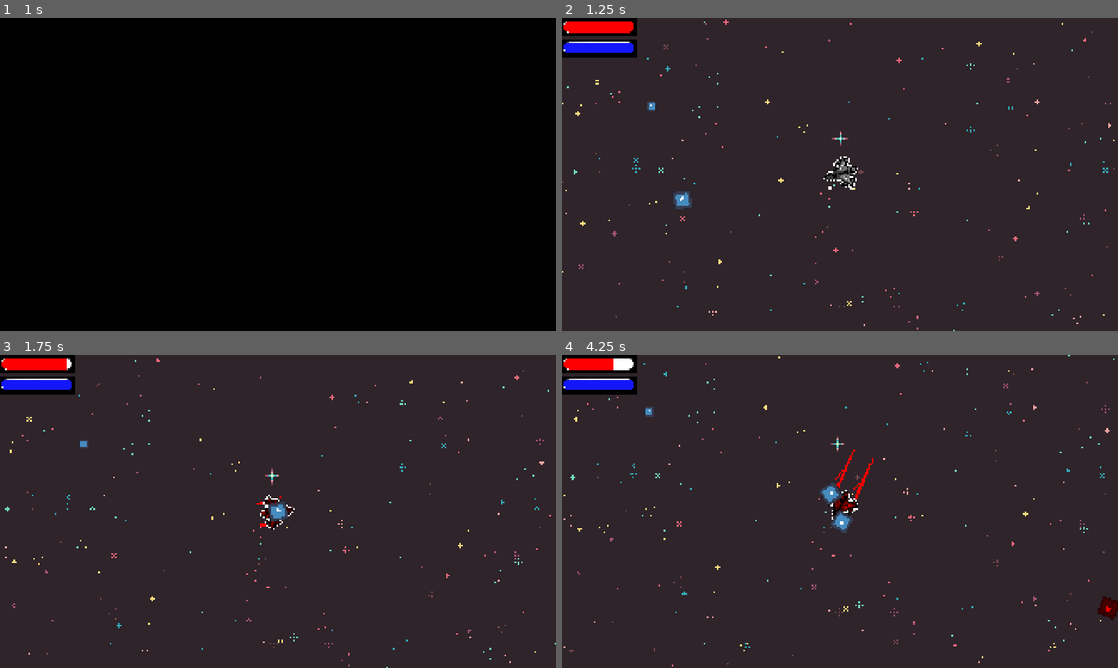
Above: before the commit, frames 1-4 (two rows, left to right).
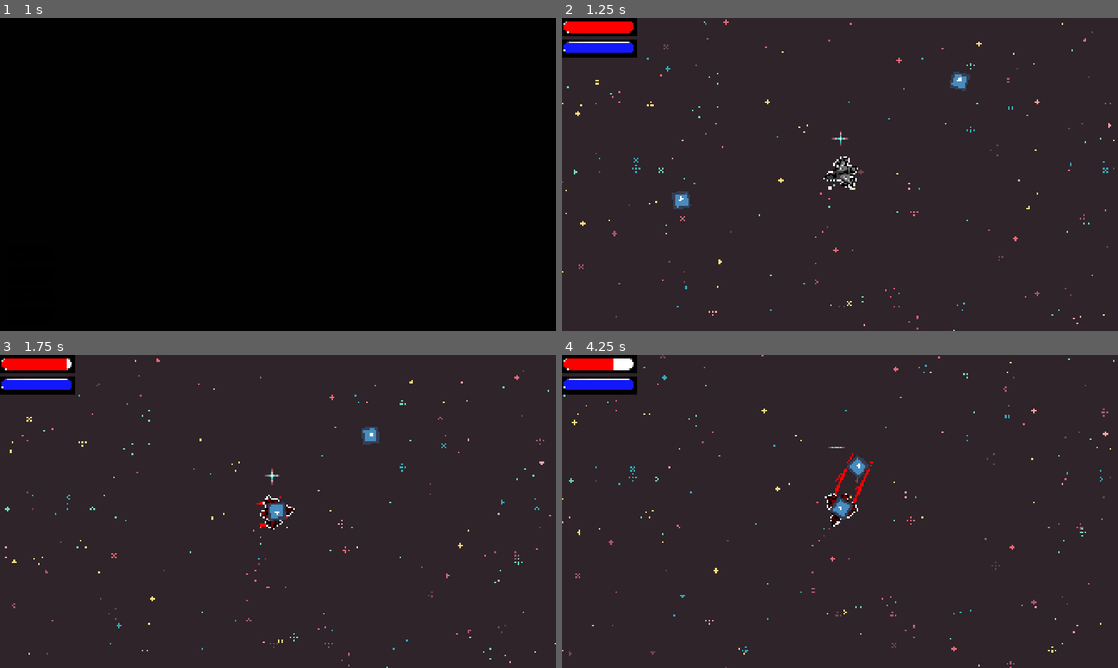
Above: after the commit, the same moments.

Repository: Yolo-Arts/Game-Off-2026
Game: Godot game, scene res://Game/main_game.tscn
The game is run twice, just before and just after one commit, with the same random seed, the same clock (stepped at 60 frames per second) and the same inputs. The engine's default icon, where the game draws it, is replaced by a stand-in: a white triangle on a blue panel in a dark square. Sound files missing from this copy of the repository are replaced by a short silence.
Inputs (mouse positions are in pixels of both pictures, inside the frame that each line leads up to):
- Up to frame 1 (1 s): click "Play" at 0.5 s
- Up to frame 2 (1.25 s): no input
- Up to frame 3 (1.75 s): move the mouse to (400, 495) at 1.27 s; hold W (move_up) from 1.28 s (still down); hold Shift (shift) from 1.28 s (still down); click (400, 495) at 1.42 s; tap M at 1.55 s
- Up to frame 4 (4.25 s): move the mouse to (728, 527) at 2.02 s; release W (move_up) at 2.03 s; release Shift (shift) at 2.03 s; hold S (move_down) 2.03-2.78 s; tap M at 2.1, 3.05 s; tap Shift (shift) at 2.3, 3.6 s; move the mouse to (895, 442) at 2.77 s; hold Space (Ram) 2.78-3.53 s; hold W (move_up) from 2.78 s (still down); move the mouse to (812, 574) at 3.52 s; click (812, 574) at 3.67 s

Frame 1 is identical in both runs. In frame 2, 0.3% of the frame differs, in the area x 15-74%, y 17-62%; in frame 3, 0.3%; in frame 4, 2.1%, in the area x 0-100%, y 0-100%.

Commit message:
Added Formations and Asteroid enemy (latter bugged)

Diff:
--- a/Game/EnemyComponents/enemy.gd
+++ b/Game/EnemyComponents/enemy.gd
@@ -6,6 +6,7 @@
 @onready var hitbox: EnemyHitbox = $Hitbox
 
 func _ready() -> void:
+	add_to_group("enemies")
 	health_component.setup(self)
 	movement_component.setup(self)
 	hitbox.setup(self, enemy_stats)
@@ -26,8 +27,8 @@
 func _process(delta: float) -> void:
 	pass
 
-func _exit_tree() -> void:
+#func _exit_tree() -> void:
 
-	var collectable := load("res://Game/Collectables/collectable.tscn")
-	var test = collectable.instantiate()
-	test.position = position
+	#var collectable := load("res://Game/Collectables/collectable.tscn")
+	#var test = collectable.instantiate()
+	#test.position = position
--- a/Game/EnemyComponents/enemy_health_component.gd
+++ b/Game/EnemyComponents/enemy_health_component.gd
@@ -8,10 +8,10 @@
 
 func setup(_enemy: Enemy) -> void:
 	body = _enemy
+	max_health = body.enemy_stats.enemy_health
 
 
 func take_damage(damage: float) -> void:
-	print(damage)
 	current_health = clampf(current_health - damage,0 , max_health)
 	if(current_health <= 0):
 		get_parent().queue_free() #Does all the shindiggery it needs to in the
--- a/Game/EnemyComponents/enemy_movement_component.gd
+++ b/Game/EnemyComponents/enemy_movement_component.gd
@@ -4,17 +4,32 @@
 var steer: float = 1.0
 var current_speed: float
 var body:Enemy
+var is_asteroid : bool
+var dir : Vector2
 
 func setup(_enemy: Enemy) -> void:
 	body = _enemy
+	is_asteroid = body.enemy_stats.is_asteroid
+	if(is_asteroid):
+		var player: Node2D = get_tree().get_first_node_in_group("player")
+		dir = (player.position - body.position).normalized()
+
+
 
 
 func _process(delta: float) -> void:
 	var player : Node2D = get_tree().get_first_node_in_group("player")
-
-	var dir = (player.position - body.position).normalized()
+	if(!is_asteroid):
+		dir = (player.position - body.position).normalized()
+		body.rotation = dir.angle()
 
 
-	body.rotation = dir.angle()
+	else:
+		body.rotation += 2.25 * delta
+		if(body.position.distance_squared_to(player.position) > 1000000): #completely abritrary number rn
+			# need to find a good distance to realign
+			dir = (player.position - body.position).normalized()
+
+
 	body.velocity = dir * current_speed
 	body.move_and_slide()
--- a/Game/Managers/enemy_spawner.gd
+++ b/Game/Managers/enemy_spawner.gd
@@ -10,8 +10,14 @@
 
 func _ready() -> void:
 	enemy_spawn_timer.wait_time = stage_data.spawn_interval
-	enemy_spawn_timer.timeout.connect(spawn_random_enemy)
-	enemy_spawn_timer.start()
+	enemy_spawn_timer.timeout.connect(spawn_next_formation)
+	#enemy_spawn_timer.start()
+
+
+func _process(delta: float) -> void:
+	#Debugging purposes
+	if(Input.is_key_pressed(KEY_M)):
+		enemy_spawn_timer.start()
 
 ## Returns a random [EnemyData] from weighted from [Array][[EnemyData]]
 func pick_enemy(enemies: Array[EnemyData]) -> EnemyData:
@@ -38,6 +44,15 @@
 	return attempt_spawn_enemy(random_enemy)
 
 
+func spawn_next_formation() -> void:
+	if(stage_data.current_wave - 1 >= stage_data.formations.size()):
+		return
+	var form = stage_data.formations[stage_data.current_wave - 1]
+	for num in form.count:
+		attempt_spawn_enemy(form.enemy)
+	stage_data.current_wave += 1
+
+
 func attempt_spawn_enemy(enemy: EnemyData) -> bool:
 	var initial_spawn_angle: float = spawn_angle_increment * randi_range(0, int(2 * PI / spawn_angle_increment))
 	var spawn_angle = initial_spawn_angle
@@ -58,6 +73,12 @@
 func spawn_enemy(enemy_data: EnemyData, enemy_position: Vector2) -> void:
 	var enemy: Node2D = enemy_data.enemy_scene.instantiate()
 
+
+	print(" ")
+	print(enemy_data.enemy_name)
+	print(enemy_data.base_enemy_stats.is_asteroid)
+
+
 	enemy.global_position = enemy_position
 	if enemy_data.is_enemy:
 		enemy = enemy as Enemy
--- /dev/null
+++ b/Resources/EnemySources/asteroid_data.tres
@@ -0,0 +1,14 @@
+[gd_resource type="Resource" script_class="EnemyData" format=3 uid="uid://d27tv4vps2o0t"]
+
+[ext_resource type="Resource" uid="uid://beuvgl2j7nkpr" path="res://Resources/EnemySources/asteroid_stats.tres" id="1_ohnm2"]
+[ext_resource type="PackedScene" uid="uid://tcayyyo8vqmr" path="res://Scenes/Enemy/asteroid.tscn" id="2_gtp3s"]
+[ext_resource type="Script" uid="uid://mahujeywww5p" path="res://Resources/EnemySources/enemy_data.gd" id="3_shw2l"]
+
+[resource]
+script = ExtResource("3_shw2l")
+enemy_id = &"AsteroidEnemy"
+enemy_name = "Asteroid"
+enemy_scene = ExtResource("2_gtp3s")
+base_enemy_stats = ExtResource("1_ohnm2")
+spawn_distance_from_player = 1000.0
+metadata/_custom_type_script = "uid://mahujeywww5p"
--- /dev/null
+++ b/Resources/EnemySources/asteroid_stats.tres
@@ -0,0 +1,10 @@
+[gd_resource type="Resource" script_class="EnemyStats" format=3 uid="uid://beuvgl2j7nkpr"]
+
+[ext_resource type="Script" uid="uid://cee3blfn2lg47" path="res://Resources/EnemySources/enemy_stats.gd" id="1_5bo03"]
+
+[resource]
+script = ExtResource("1_5bo03")
+shift_color = 0
+damage = 2.5
+is_asteroid = true
+metadata/_custom_type_script = "uid://cee3blfn2lg47"
--- a/Resources/EnemySources/enemy_stats.gd
+++ b/Resources/EnemySources/enemy_stats.gd
@@ -1,8 +1,10 @@
 class_name EnemyStats extends Resource
 
+@export var enemy_health: float = 10.0
 @export var shift_color: DamageSource.ShiftColor = DamageSource.ShiftColor.NONE
 @export var enemy_damage_type: DamageSource.DamageSourceType = DamageSource.DamageSourceType.ENEMY
 @export var damage: float = 0.0
-@export var speed: float = 100.0
+@export var speed: float = 75.0
 @export var opposite_speed: float = 200.0
 @export var drop: int = 0
+@export var is_asteroid: bool
--- /dev/null
+++ b/Resources/Formations/asteroid_formation.tres
@@ -0,0 +1,10 @@
+[gd_resource type="Resource" script_class="Formation" format=3 uid="uid://darox8ho85fmo"]
+
+[ext_resource type="Script" uid="uid://c45khilp7njnm" path="res://Resources/formation.gd" id="1_k66ru"]
+[ext_resource type="Resource" uid="uid://d27tv4vps2o0t" path="res://Resources/EnemySources/asteroid_data.tres" id="1_nl1nv"]
+
+[resource]
+script = ExtResource("1_k66ru")
+enemy = ExtResource("1_nl1nv")
+count = 3
+metadata/_custom_type_script = "uid://c45khilp7njnm"
--- /dev/null
+++ b/Resources/Formations/test_formation.tres
@@ -0,0 +1,10 @@
+[gd_resource type="Resource" script_class="Formation" format=3 uid="uid://dbx1fx86vvxkm"]
+
+[ext_resource type="Resource" uid="uid://bskyx75x7b3nd" path="res://Resources/EnemySources/test_enemy.tres" id="1_vsq4u"]
+[ext_resource type="Script" uid="uid://c45khilp7njnm" path="res://Resources/formation.gd" id="1_xukqx"]
+
+[resource]
+script = ExtResource("1_xukqx")
+enemy = ExtResource("1_vsq4u")
+count = 5
+metadata/_custom_type_script = "uid://c45khilp7njnm"
--- /dev/null
+++ b/Resources/Formations/test_stage.tres
@@ -0,0 +1,14 @@
+[gd_resource type="Resource" script_class="StageInfo" format=3 uid="uid://bv0v3yn6xhpes"]
+
+[ext_resource type="Script" uid="uid://c45khilp7njnm" path="res://Resources/formation.gd" id="1_1nq3w"]
+[ext_resource type="Resource" uid="uid://dbx1fx86vvxkm" path="res://Resources/Formations/test_formation.tres" id="2_jxfbv"]
+[ext_resource type="Resource" uid="uid://darox8ho85fmo" path="res://Resources/Formations/asteroid_formation.tres" id="3_h01no"]
+[ext_resource type="Script" uid="uid://d25cy6pylx3w5" path="res://Resources/stage_info.gd" id="4_6akss"]
+
+[resource]
+script = ExtResource("4_6akss")
+stage_id = &"TestStage"
+stage_name = "ULTIMATESTAGEOFDOOM"
+formations = Array[ExtResource("1_1nq3w")]([ExtResource("3_h01no"), ExtResource("3_h01no"), ExtResource("2_jxfbv"), ExtResource("2_jxfbv")])
+stage_boss = null
+metadata/_custom_type_script = "uid://d25cy6pylx3w5"
--- /dev/null
+++ b/Resources/formation.gd
@@ -0,0 +1,4 @@
+class_name Formation extends Resource
+
+@export var enemy : EnemyData #Type of enemy being spawned, will be changed to just account for multiple enemy types
+@export var count: int #number of said enemy to spawn
--- a/Resources/stage_info.gd
+++ b/Resources/stage_info.gd
@@ -2,6 +2,7 @@
 
 @export var stage_id: StringName
 @export var stage_name: String
-@export var enemies: Array[EnemyData] = []
+@export var formations: Array[Formation] = []
+@export var current_wave: int = 1 # Might add this into the spawner
 @export var stage_boss: Variant
 @export var spawn_interval: float = 2.0
--- /dev/null
+++ b/Scenes/Enemy/asteroid.tscn
@@ -0,0 +1,37 @@
+[gd_scene format=3 uid="uid://tcayyyo8vqmr"]
+
+[ext_resource type="Script" uid="uid://cjpbks8yc5y71" path="res://Game/EnemyComponents/Enemy.gd" id="1_xqjsx"]
+[ext_resource type="Script" uid="uid://bkn56m6jkdtnj" path="res://Game/EnemyComponents/enemy_health_component.gd" id="2_cw7ap"]
+[ext_resource type="Resource" uid="uid://beuvgl2j7nkpr" path="res://Resources/EnemySources/asteroid_stats.tres" id="2_dtwxs"]
+[ext_resource type="Script" uid="uid://b87utd8bhijc1" path="res://Game/EnemyComponents/enemy_movement_component.gd" id="3_dtwxs"]
+[ext_resource type="Texture2D" uid="uid://cgs3aoe7dwymq" path="res://icon.svg" id="4_6lyxk"]
+[ext_resource type="Script" uid="uid://b6g202tvlwed1" path="res://Game/EnemyComponents/enemy_hitbox_component.gd" id="5_h26ra"]
+
+[sub_resource type="RectangleShape2D" id="RectangleShape2D_x367r"]
+
+[node name="Asteroid" type="CharacterBody2D" unique_id=1610074024]
+script = ExtResource("1_xqjsx")
+enemy_stats = ExtResource("2_dtwxs")
+
+[node name="HealthComponent" type="Node" parent="." unique_id=195846641]
+script = ExtResource("2_cw7ap")
+max_health = 10.0
+
+[node name="MovementComponent" type="Node" parent="." unique_id=1739489937]
+script = ExtResource("3_dtwxs")
+
+[node name="Sprite2D" type="Sprite2D" parent="." unique_id=1734241083]
+scale = Vector2(0.5, 0.5)
+texture = ExtResource("4_6lyxk")
+
+[node name="CollisionShape2D" type="CollisionShape2D" parent="." unique_id=1249235883]
+scale = Vector2(3.2, 3.2)
+shape = SubResource("RectangleShape2D_x367r")
+
+[node name="Hitbox" type="Area2D" parent="." unique_id=1705212416 node_paths=PackedStringArray("enemy")]
+script = ExtResource("5_h26ra")
+enemy = NodePath("")
+
+[node name="CollisionShape2D" type="CollisionShape2D" parent="Hitbox" unique_id=160470350]
+scale = Vector2(3.2, 3.2)
+shape = SubResource("RectangleShape2D_x367r")
--- a/Scenes/Enemy/enemy.tscn
+++ b/Scenes/Enemy/enemy.tscn
@@ -1,6 +1,6 @@
 [gd_scene format=3 uid="uid://do4uq2uieplq2"]
 
-[ext_resource type="Script" uid="uid://c4o8rn7yjlc13" path="res://Game/EnemyComponents/enemy.gd" id="1_u5s2g"]
+[ext_resource type="Script" uid="uid://cjpbks8yc5y71" path="res://Game/EnemyComponents/Enemy.gd" id="1_u5s2g"]
 [ext_resource type="Script" uid="uid://bkn56m6jkdtnj" path="res://Game/EnemyComponents/enemy_health_component.gd" id="2_3pmhw"]
 [ext_resource type="Resource" uid="uid://dalnaxqkf7c2a" path="res://Resources/EnemySources/test_enemy_stats.tres" id="2_gx76c"]
 [ext_resource type="Script" uid="uid://b87utd8bhijc1" path="res://Game/EnemyComponents/enemy_movement_component.gd" id="3_efgs1"]
--- /dev/null
+++ b/Scenes/Enemy/exploding_enemy.tscn
@@ -0,0 +1,39 @@
+[gd_scene format=3 uid="uid://45by558fouoc"]
+
+[ext_resource type="Script" uid="uid://cjpbks8yc5y71" path="res://Game/EnemyComponents/Enemy.gd" id="1_hu2sy"]
+[ext_resource type="Script" uid="uid://bkn56m6jkdtnj" path="res://Game/EnemyComponents/enemy_health_component.gd" id="1_te7ln"]
+[ext_resource type="Script" uid="uid://b87utd8bhijc1" path="res://Game/EnemyComponents/enemy_movement_component.gd" id="2_hu2sy"]
+[ext_resource type="Script" uid="uid://16pk50m15nj5" path="res://explosion_component.gd" id="3_b37ud"]
+[ext_resource type="Texture2D" uid="uid://cgs3aoe7dwymq" path="res://icon.svg" id="4_oj0ct"]
+[ext_resource type="Script" uid="uid://b6g202tvlwed1" path="res://Game/EnemyComponents/enemy_hitbox_component.gd" id="5_roqgb"]
+
+[sub_resource type="RectangleShape2D" id="RectangleShape2D_rwb6w"]
+
+[node name="ExplodingEnemy" type="CharacterBody2D" unique_id=418278051]
+script = ExtResource("1_hu2sy")
+
+[node name="HealthComponent" type="Node" parent="." unique_id=1107878066]
+script = ExtResource("1_te7ln")
+max_health = 10.0
+
+[node name="MovementComponent" type="Node" parent="." unique_id=756280916]
+script = ExtResource("2_hu2sy")
+
+[node name="ExplosionComponent" type="Node" parent="." unique_id=1777494598]
+script = ExtResource("3_b37ud")
+
+[node name="Sprite2D" type="Sprite2D" parent="." unique_id=2047765992]
+scale = Vector2(0.5, 0.5)
+texture = ExtResource("4_oj0ct")
+
+[node name="CollisionShape2D" type="CollisionShape2D" parent="." unique_id=975323349]
+scale = Vector2(3.2, 3.2)
+shape = SubResource("RectangleShape2D_rwb6w")
+
+[node name="Hitbox" type="Area2D" parent="." unique_id=2136403000 node_paths=PackedStringArray("enemy")]
+script = ExtResource("5_roqgb")
+enemy = NodePath("")
+
+[node name="CollisionShape2D" type="CollisionShape2D" parent="Hitbox" unique_id=2020498754]
+scale = Vector2(3.2, 3.2)
+shape = SubResource("RectangleShape2D_rwb6w")
--- a/Stages/main/main.tscn
+++ b/Stages/main/main.tscn
@@ -5,20 +5,10 @@
 [ext_resource type="Texture2D" uid="uid://cbciax1qfh4hp" path="res://Assets/BG/Space Background.png" id="2_oajci"]
 [ext_resource type="Script" uid="uid://0jg8dve4yjgc" path="res://Scenes/Player/camera_2d.gd" id="3_t30ik"]
 [ext_resource type="PackedScene" uid="uid://do4uq2uieplq2" path="res://Scenes/Enemy/enemy.tscn" id="5_vhgat"]
-[ext_resource type="PackedScene" uid="uid://4j2flum1a4by" path="res://Game/Collectables/collectable.tscn" id="6_n62w3"]
 [ext_resource type="Script" uid="uid://dir7xxpyr1obv" path="res://Game/Managers/enemy_spawner.gd" id="7_t30ik"]
-[ext_resource type="Script" uid="uid://mahujeywww5p" path="res://Resources/EnemySources/enemy_data.gd" id="8_oajci"]
-[ext_resource type="Resource" uid="uid://bskyx75x7b3nd" path="res://Resources/EnemySources/test_enemy.tres" id="9_oajci"]
-[ext_resource type="Script" uid="uid://d25cy6pylx3w5" path="res://Resources/stage_info.gd" id="9_qfemd"]
-
-[sub_resource type="Resource" id="Resource_bi0sn"]
-script = ExtResource("9_qfemd")
-stage_id = &"test"
-stage_name = "testtest"
-enemies = Array[ExtResource("8_oajci")]([ExtResource("9_oajci")])
-stage_boss = null
-spawn_interval = 1.0
-metadata/_custom_type_script = "uid://d25cy6pylx3w5"
+[ext_resource type="Resource" uid="uid://bv0v3yn6xhpes" path="res://Resources/Formations/test_stage.tres" id="8_nc7ud"]
+[ext_resource type="PackedScene" uid="uid://tcayyyo8vqmr" path="res://Scenes/Enemy/asteroid.tscn" id="9_t30ik"]
+[ext_resource type="Resource" uid="uid://beuvgl2j7nkpr" path="res://Resources/EnemySources/asteroid_stats.tres" id="10_oajci"]
 
 [node name="Main" type="Node2D" unique_id=1485435742]
 script = ExtResource("1_bo1nx")
@@ -40,13 +30,14 @@
 [node name="Enemy" parent="." unique_id=437048349 instance=ExtResource("5_vhgat")]
 position = Vector2(400, 572)
 
-[node name="Collectable" parent="." unique_id=1985064384 instance=ExtResource("6_n62w3")]
-position = Vector2(306, 246)
-
 [node name="EnemySpawner" type="Node2D" parent="." unique_id=1241958606 node_paths=PackedStringArray("enemy_spawn_timer")]
 script = ExtResource("7_t30ik")
-stage_data = SubResource("Resource_bi0sn")
+stage_data = ExtResource("8_nc7ud")
 enemy_spawn_timer = NodePath("Timer")
 metadata/_custom_type_script = "uid://dir7xxpyr1obv"
 
 [node name="Timer" type="Timer" parent="EnemySpawner" unique_id=1152519534]
+
+[node name="Asteroid" parent="." unique_id=1610074024 groups=["enemies"] instance=ExtResource("9_t30ik")]
+position = Vector2(1378, 153)
+enemy_stats = ExtResource("10_oajci")
--- /dev/null
+++ b/explosion_component.gd
@@ -0,0 +1,5 @@
+class_name ExplosionComponent extends Node
+
+var body: Enemy
+
+#Incomplete because idk if the enemy itself explodes, or sends a projectile that explodes.
--- a/project.godot
+++ b/project.godot
@@ -41,7 +41,7 @@
 
 [editor_plugins]
 
-enabled=PackedStringArray("res://addons/Todo_Manager/plugin.cfg", "res://addons/trail_2d/plugin.cfg")
+enabled=PackedStringArray("res://addons/Todo_Manager/plugin.cfg")
 
 [file_customization]
 
Not shown, changed: Game/EnemyComponents/enemy.gd.uid
Not shown, added: Resources/formation.gd.uid
Not shown, added: explosion_component.gd.uid
